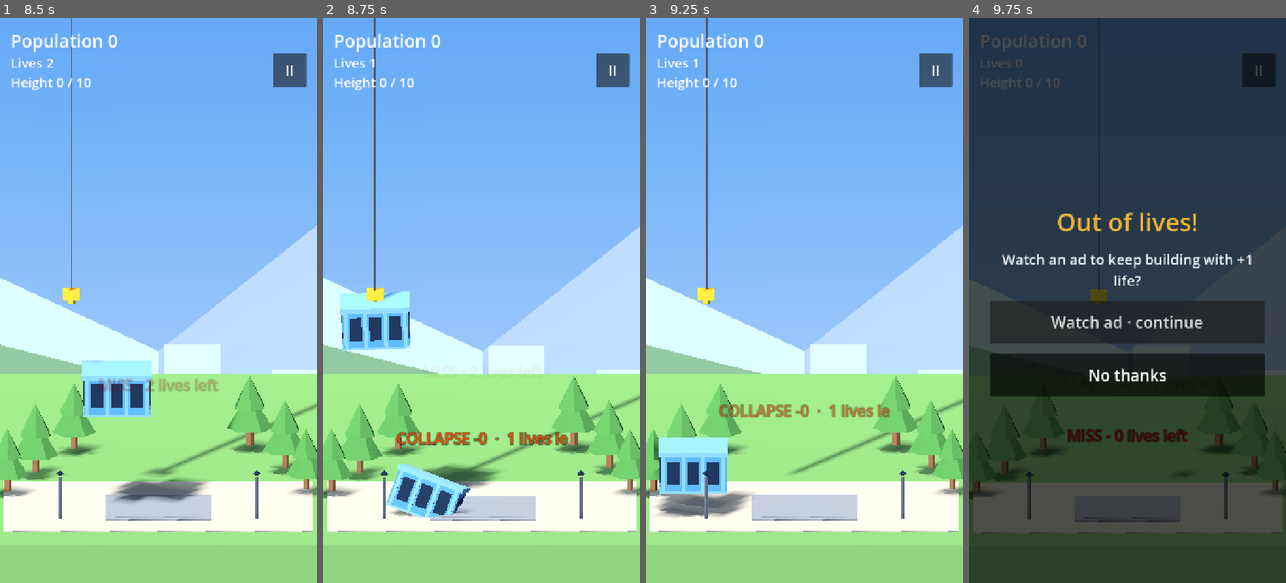
Above: before the commit, frames 1-4 (left to right).
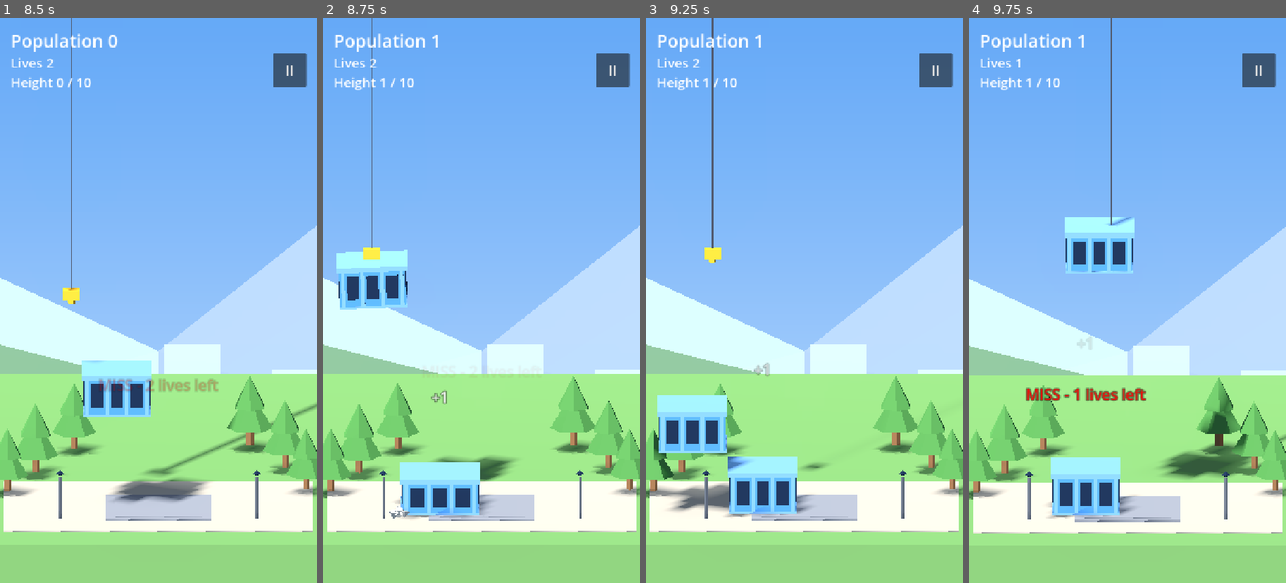
Above: after the commit, the same moments.

Repository: tahreezz3/skyline-stack
Game: Godot game, scene res://scenes/main_menu.tscn
Two runs of this game, one before a commit and one after it. Both use one fixed random seed, a clock stepped at 60 frames per second and the inputs below.
Inputs (mouse positions are in pixels of both pictures, inside the frame that each line leads up to):
- Up to frame 1 (8.5 s): click "Play" at 0.5 s; click "Blue Tower 10 storeys · roof …" at 1.25 s; click "II" at 2 s; click "Restart" at 2.75 s; click "II" at 3.5 s; click "Restart" at 4.25 s; click "II" at 5 s; click "Restart" at 5.75 s; tap Enter at 6.5 s; move the mouse to (228, 272) at 6.52 s; click (228, 272) at 6.67 s; tap Space at 6.77 s; drag from (95, 328) to (142, 413) at 7.27 s; move the mouse to (190, 176) at 8.02 s; click (190, 176) at 8.17 s
- Up to frame 2 (8.75 s): no input
- Up to frame 3 (9.25 s): drag from (788, 413) to (709, 215) at 8.77 s
- Up to frame 4 (9.75 s): move the mouse to (1222, 385) at 9.52 s; click (1222, 385) at 9.67 s

Frame 1 is identical in both runs. In frame 2, 8.6% of the frame differs, in the area x 0-100%, y 0-91%; in frame 3, 8.6%; in frame 4, 99%, in the area x 0-100%, y 0-100%.

Commit message:
T-0106, T-0107: stable first storey; combo ticking stops on pause and exit
- first block landing within first_block_zone (0.62) adds no wobble and never collapses
- gameplay audio players are pausable; screen_changing signal stops loops when leaving a screen
- tour step combo_audio reproduces the pause/quit bug (fails on old code)

Co-Authored-By: Claude Opus 5.5 <noreply@anthropic.com>

Diff:
--- a/game/config/tower_rules.json
+++ b/game/config/tower_rules.json
@@ -3,6 +3,7 @@
   "snap_window": 0.06,
   "max_offset": 0.35,
   "miss_offset": 1.0,
+  "first_block_zone": 0.62,
   "stable_offset": 0.2,
   "collapse_interval_s": 0.2,
   "residents_max": 4,
--- a/game/scripts/autoload/audio_director.gd
+++ b/game/scripts/autoload/audio_director.gd
@@ -44,9 +44,9 @@
 	_feel = GameConfig.table("feel")["audio"]
 	_ensure_buses()
 	for i in range(POOL_SIZE):
-		_pool.append(_make_player("SFX"))
-	_ui_player = _make_player("UI")
-	_tick_player = _make_player("SFX")
+		_pool.append(_make_player("SFX", Node.PROCESS_MODE_PAUSABLE))
+	_ui_player = _make_player("UI")                                     # pause-menu clicks must still play
+	_tick_player = _make_player("SFX", Node.PROCESS_MODE_PAUSABLE)      # combo ticking freezes with the game
 	_music_player = _make_player("Music")
 	_apply_volumes()
 	GameEvents.block_released.connect(func() -> void: play("release"))
@@ -56,6 +56,8 @@
 		_tick_player.stop()
 		play("combo_bank"))
 	GameEvents.round_ended.connect(func(_s: Dictionary) -> void: _tick_player.stop())
+	# Leaving a screen ends everything tied to it (e.g. quitting a round mid-combo from the pause menu).
+	GameEvents.screen_changing.connect(func(_to: String) -> void: stop_gameplay_sounds())
 	GameEvents.ui_pressed.connect(func() -> void: play("ui", 1.0, _ui_player))
 	GameEvents.setting_changed.connect(func(_k: String, _v: Variant) -> void: _apply_volumes())
 
@@ -139,8 +141,22 @@
 		_tick_player.play()
 
 
-func _make_player(bus: String) -> AudioStreamPlayer:
+## Stop loops and gameplay one-shots (not music or UI clicks).
+func stop_gameplay_sounds() -> void:
+	_tick_player.stop()
+	for p in _pool:
+		p.stop()
+
+
+func is_combo_ticking() -> bool:
+	return _tick_player.playing and _tick_player.can_process()
+
+
+## Players default to PROCESS_MODE_ALWAYS (this autoload runs during pause); gameplay
+## players are PAUSABLE so they freeze while the game is paused and resume after.
+func _make_player(bus: String, mode := Node.PROCESS_MODE_ALWAYS) -> AudioStreamPlayer:
 	var p := AudioStreamPlayer.new()
+	p.process_mode = mode
 	p.bus = bus
 	add_child(p)
 	return p
--- a/game/scripts/autoload/game_events.gd
+++ b/game/scripts/autoload/game_events.gd
@@ -27,5 +27,7 @@
 signal city_tower_placed(tower: Dictionary, city_population: int)
 ## An ad finished (Ads autoload). format = rewarded | interstitial.
 signal ad_finished(format: String, placement: String, completed: bool)
+## SceneRouter is about to leave the current screen for `to` (fires before the fade).
+signal screen_changing(to: String)
 ## Any UI button pressed (for the click sound).
 signal ui_pressed
--- a/game/scripts/autoload/scene_router.gd
+++ b/game/scripts/autoload/scene_router.gd
@@ -52,7 +52,7 @@
 func _run_tour() -> void:
 	var fake_summary := {"complete": true, "star": true, "population": 123, "height": 10, "max_combo": 7, "block_type": "blue", "endless": false}
 	var fake_record := {"new_best_population": true, "new_best_height": false, "level_before": 1, "level_after": 2, "unlocked": ["red"]}
-	var steps := [["menu", {}], ["select", {}], ["game", {"block_type": "red"}], ["pause", {}], ["game", {"block_type": "blue"}], ["continue", {}], ["results", {"summary": fake_summary, "rec …(91 unchanged characters)…
+	var steps := [["menu", {}], ["select", {}], ["game", {"block_type": "red"}], ["pause", {}], ["game", {"block_type": "blue"}], ["continue", {}], ["game", {"block_type": "blue"}], ["combo_audio", {}], ["results", {"summary": fake_summary, "rec …(91 unchanged characters)…
 	# The tour never writes the save; it fills the city with sample towers in memory so the screen has content.
 	SaveData.persist = false
 	SaveData.data["city"] = {"plots": {
@@ -83,6 +83,20 @@
 			Ads.backend = "none"
 			var ok: bool = found and not g.state.is_over and g.state.lives == 1
 			print("TOUR continue ", "ok" if ok else "FAILED (button=%s over=%s lives=%d)" % [found, g.state.is_over, g.state.lives])
+		elif step[0] == "combo_audio":
+			# owner bug T-0107: start a combo, pause -> ticking must freeze; quit to menu -> it must stop
+			var g := get_tree().current_scene
+			g._on_resolved(g.state.land(g.state.top_x()))     # perfect -> combo starts
+			await get_tree().create_timer(0.3, true, false, true).timeout
+			var ticking: bool = AudioDirector.is_combo_ticking()
+			g.pause_game()
+			await get_tree().create_timer(0.3, true, false, true).timeout
+			var frozen: bool = not AudioDirector.is_combo_ticking()
+			await go("menu")
+			get_tree().paused = false
+			await get_tree().create_timer(0.3, true, false, true).timeout
+			var stopped: bool = not AudioDirector._tick_player.playing
+			print("TOUR combo_audio ", "ok" if ticking and frozen and stopped else "FAILED (ticking=%s frozen=%s stopped=%s)" % [ticking, frozen, stopped])
 		elif step[0] == "analytics":
 			SaveData.data["settings"]["analytics_consent"] = "unknown"
 			var dropped: bool = not Analytics.track("level_up", {"from_level": 1, "to_level": 2})
@@ -120,6 +134,7 @@
 	assert(SCENES.has(screen), "Unknown screen " + screen)
 	_busy = true
 	params = p
+	GameEvents.screen_changing.emit(screen)
 	get_tree().paused = false
 	var tw := create_tween()
 	tw.tween_property(_fade, "color:a", 1.0, FADE_S)
--- a/game/scripts/core/tower_state.gd
+++ b/game/scripts/core/tower_state.gd
@@ -79,9 +79,14 @@
 	var offset := x - below_x
 	var dist := absf(offset)
 
+	# The first storey lands on the wide foundation: anywhere inside the building zone it is
+	# accepted and counts as perfectly stable (no wobble, never part of a collapse).
+	var on_foundation := height() == 0 and rules.has("first_block_zone")
+	var zone_ok := on_foundation and dist <= float(rules["first_block_zone"])
+
 	if dist >= float(rules["miss_offset"]):
 		return _miss(x)
-	if dist > float(rules["max_offset"]):
+	if dist > float(rules["max_offset"]) and not zone_ok:
 		return _collapse(x, offset)
 
 	var perfect := dist < float(rules["snap_window"])
@@ -90,9 +95,10 @@
 		offset = 0.0
 
 	var residents := residents_for(offset, rules)
-	blocks.append({"x": x, "diff": offset, "residents": residents})
+	var stability_offset := 0.0 if zone_ok else offset   # what wobble and collapse checks see
+	blocks.append({"x": x, "diff": stability_offset, "residents": residents})
 	population += residents
-	_push_wobble(offset)
+	_push_wobble(stability_offset)
 
 	if perfect:
 		combo_time = float(rules["combo"]["bar_seconds"])
--- a/game/tests/test_tower_state.gd
+++ b/game/tests/test_tower_state.gd
@@ -213,6 +213,36 @@
 	check(s.combo_pool == expected, "height multiplier capped at 1 (pool %d, expected %d)" % [s.combo_pool, expected])
 
 
+func test_first_block_in_zone_never_wobbles() -> void:
+	var s = with_rules({"first_block_zone": 0.62})
+	var ev: Dictionary = s.land(0.3)
+	check(ev["result"] == TowerState.RESULT_STACK and near(s.top_x(), 0.3), "off-centre first block stays where it landed")
+	check(near(s.wobble(), 0.0), "first block inside the zone adds no wobble")
+	check(near(float(s.blocks[1]["diff"]), 0.0), "first block counts as stable")
+	ev = s.land(0.5)   # 0.2 off the first block: normal rules from here on
+	check(near(s.wobble(), 1.4 * 0.2), "second block measured against the first block")
+
+
+func test_first_block_zone_beyond_max_offset() -> void:
+	var s = with_rules({"first_block_zone": 0.62})
+	var ev: Dictionary = s.land(0.55)   # past max_offset (0.35) but on the foundation pad
+	check(ev["result"] == TowerState.RESULT_STACK and s.height() == 1, "lands on the pad instead of collapsing")
+	check(ev["residents"] == 1, "far from centre still houses fewer residents")
+	ev = s.land(0.55 + 0.9)            # way off: collapse
+	check(s.height() == 1, "the first block never falls in a collapse")
+
+
+func test_first_block_outside_zone_collapses() -> void:
+	var s = with_rules({"first_block_zone": 0.62})
+	check(s.land(0.8)["result"] == TowerState.RESULT_COLLAPSE, "outside the zone (but not a full miss) topples off")
+
+
+func test_first_block_perfect_still_snaps() -> void:
+	var s = with_rules({"first_block_zone": 0.62})
+	var ev: Dictionary = s.land(0.03)
+	check(ev["result"] == TowerState.RESULT_PERFECT and s.combo_count == 1, "perfect on the foundation still starts a combo")
+
+
 func test_live_config_invariants() -> void:
 	var live: Dictionary = ConfigLoader.load_json("res://config/tower_rules.json")
 	check(live["snap_window"] < live["stable_offset"] and live["stable_offset"] < live["max_offset"] and live["max_offset"] < live["miss_offset"], "live config thresholds ordered")
Not shown, changed: coordination/DASHBOARD.md
Not shown, changed: coordination/dashboard.html
Not shown, added: coordination/tasks/T-0106-first-block-on-the-foundation-never-wobb.md
Not shown, added: coordination/tasks/T-0107-combo-ticking-keeps-playing-when-paused-.md
Not shown, changed: docs/01_GDD.md
Not shown, changed: docs/02_ARCHITECTURE.md
Not shown, changed: docs/03_DATA_SPEC.md
Not shown, changed: docs/06_ART_AUDIO_SPEC.md
Not shown, changed: docs/balance/TUNING_LOG.md
Not shown, changed: tools/validate_config.py
